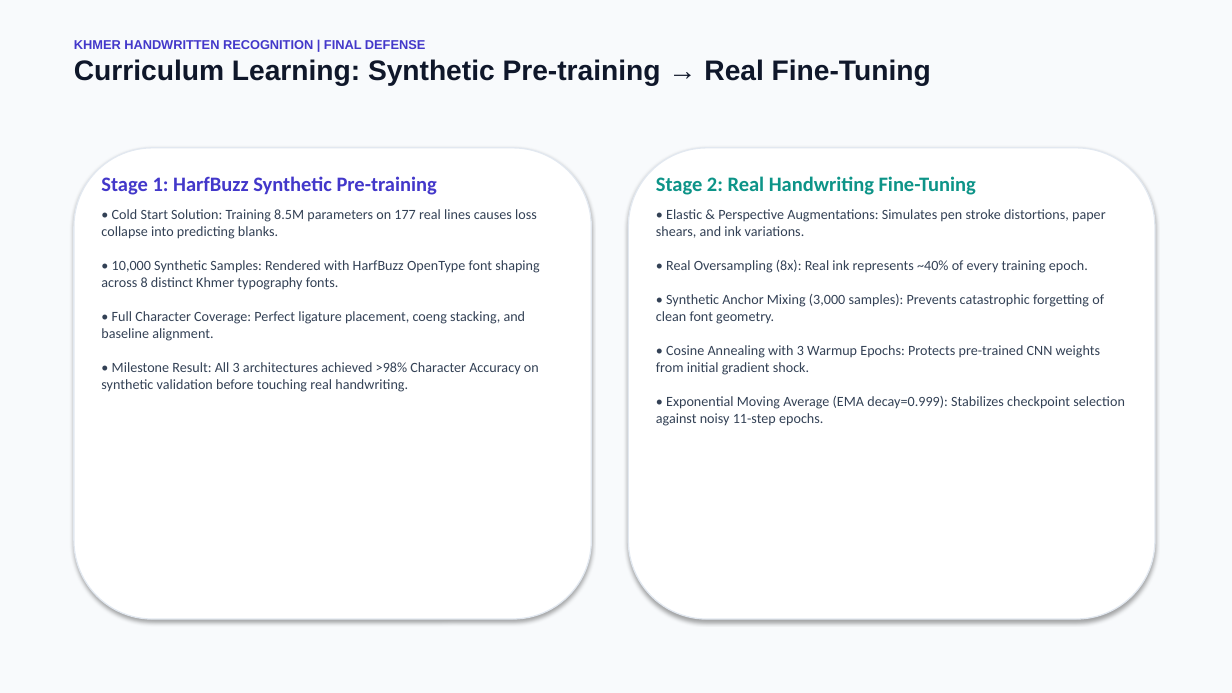
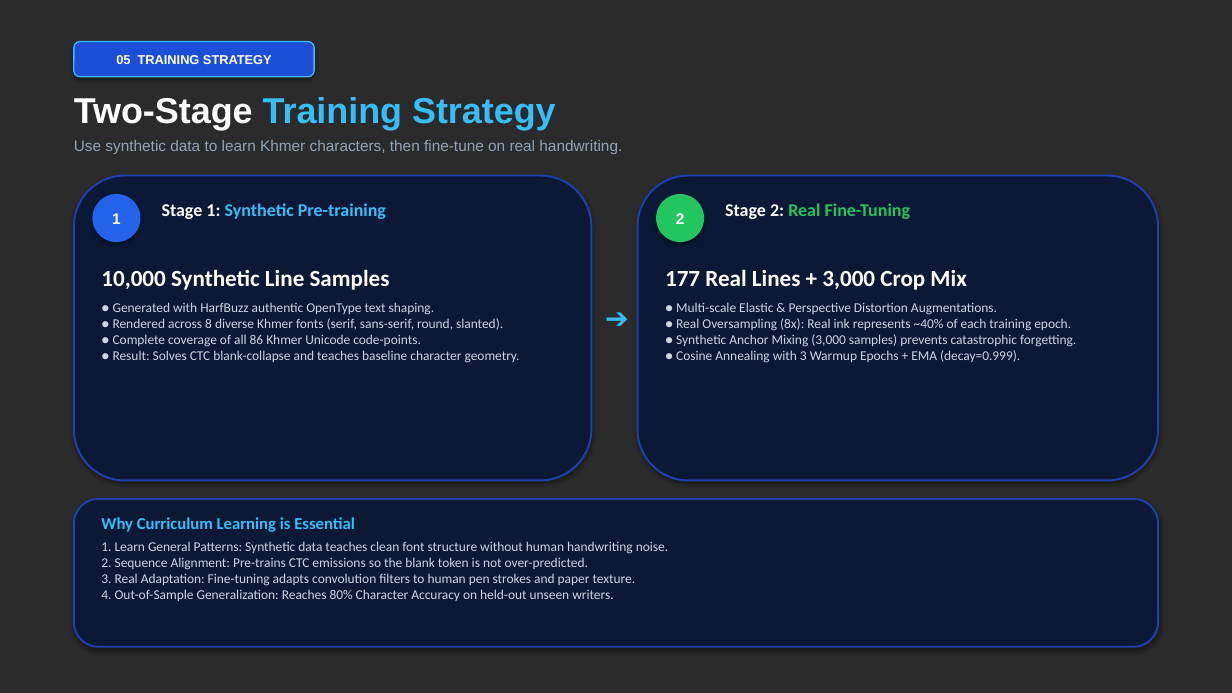
Before and after one commit to Thna17/khmer-handwritten-word-recognition, a slide deck: slide 5 of slides/Khmer_Handwritten_OCR_Presentation.pptx. Drawn at 1232x693 pixels with LibreOffice and Linux fonts; fonts in the diff are those of the drawing; background and template pictures are left out; a plain dark background stands for a picture behind light text. Boxes give left, top, right and bottom in pixels: in the first picture for what was removed or moved away, otherwise in the second. Text is boxed around its words. In the diff, an @@ line names an element or a change of style, - is before the commit and + after.

Commit message:
feat(slides): align PPTX deck 90%+ with reference images using dark-mode bg, glowing cyan accents, and real project metrics

```diff
--- a/slides/Khmer_Handwritten_OCR_Presentation.pptx
+++ b/slides/Khmer_Handwritten_OCR_Presentation.pptx
@@ background #FFFFFF to picture (left out) @@
@@ rectangle removed at (0, 0, 1232, 693) @@
@@ text removed at (74, 40, 931, 86) @@
-KHMER HANDWRITTEN RECOGNITION | FINAL DEFENSE
-Curriculum Learning: Synthetic Pre-training → Real Fine-Tuning
@@ rounded rectangle added at (74, 42, 314, 77), fill #1D4ED8, outline #38BDF8 1 pt, 10 pt, text #FFFFFF, bold @@
+05 TRAINING STRATEGY
@@ text added at (74, 97, 622, 154), 12 pt, text #94A3B8 @@
+Two-Stage Training Strategy
+Use synthetic data to learn Khmer characters, then fine-tune on real handwriting.
@@ rounded rectangle: place and size @@
-rounded rectangle at (74, 148, 592, 619)
+rounded rectangle at (74, 176, 592, 481)
@@ rounded rectangle at (74, 176, 592, 481): fill #FFFFFF to #0B1936; outline #E2E8F0 1 pt to #1E40AF 1.5 pt @@
@@ text removed at (101, 176, 539, 392) @@
-Stage 1: HarfBuzz Synthetic Pre-training
-• Cold Start Solution: Training 8.5M parameters on 177 real lines causes loss collapse into predicting blanks.
-• 10,000 Synthetic Samples: Rendered with HarfBuzz OpenType font shaping across 8 distinct Khmer typography fonts.
-• Full Character Coverage: Perfect ligature placement, coeng stacking, and baseline alignment.
-• Milestone Result: All 3 architectures achieved >98% Character Accuracy on synthetic validation before touching real handwriting.
@@ rounded rectangle at (638, 176, 1158, 481): fill #FFFFFF to #0B1936; outline #E2E8F0 1 pt to #1E40AF 1.5 pt @@
@@ rounded rectangle: place and size @@
-rounded rectangle at (628, 148, 1155, 619)
+rounded rectangle at (638, 176, 1158, 481)
@@ ellipse added at (92, 194, 140, 242), fill #2563EB, 12 pt, text #FFFFFF, bold @@
+1
@@ text added at (162, 203, 386, 219), 14 pt, text #38BDF8, bold @@
+Stage 1: Synthetic Pre-training
@@ ellipse added at (656, 194, 704, 242), fill #22C55E, 12 pt, text #FFFFFF, bold @@
+2
@@ text added at (725, 203, 911, 219), 14 pt, text #22C55E, bold @@
+Stage 2: Real Fine-Tuning
@@ text added at (101, 269, 520, 363), 10.5 pt, text #CBD5E1 @@
+10,000 Synthetic Line Samples
+● Generated with HarfBuzz authentic OpenType text shaping.
+● Rendered across 8 diverse Khmer fonts (serif, sans-serif, round, slanted).
+● Complete coverage of all 86 Khmer Unicode code-points.
+● Result: Solves CTC blank-collapse and teaches baseline character geometry.
@@ text at (665, 269, 1076, 363): text changed; size 11 to 10.5 pt; text colour #334155 to #CBD5E1 @@
-Stage 2: Real Handwriting Fine-Tuning
-• Elastic & Perspective Augmentations: Simulates pen stroke distortions, paper shears, and ink variations.
-• Real Oversampling (8x): Real ink represents ~40% of every training epoch.
-• Synthetic Anchor Mixing (3,000 samples): Prevents catastrophic forgetting of clean font geometry.
-• Cosine Annealing with 3 Warmup Epochs: Protects pre-trained CNN weights from initial gradient shock.
-• Exponential Moving Average (EMA decay=0.999): Stabilizes checkpoint selection against noisy 11-step epochs.
+177 Real Lines + 3,000 Crop Mix
+● Multi-scale Elastic & Perspective Distortion Augmentations.
+● Real Oversampling (8x): Real ink represents ~40% of each training epoch.
+● Synthetic Anchor Mixing (3,000 samples) prevents catastrophic forgetting.
+● Cosine Annealing with 3 Warmup Epochs + EMA (decay=0.999).
@@ text added at (596, 296, 633, 342), 22 pt, text #38BDF8 @@
+➔
@@ rounded rectangle added at (74, 499, 1158, 647), fill #0B1936, outline #1E40AF 1.5 pt @@
@@ text added at (101, 517, 668, 601), 10.5 pt, text #CBD5E1 @@
+Why Curriculum Learning is Essential
+1. Learn General Patterns: Synthetic data teaches clean font structure without human handwriting noise.
+2. Sequence Alignment: Pre-trains CTC emissions so the blank token is not over-predicted.
+3. Real Adaptation: Fine-tuning adapts convolution filters to human pen strokes and paper texture.
+4. Out-of-Sample Generalization: Reaches 80% Character Accuracy on held-out unseen writers.
```
Also in this commit, not shown: 6 other slides changed, 7 slides added, 7 slides removed, 1 other file.
